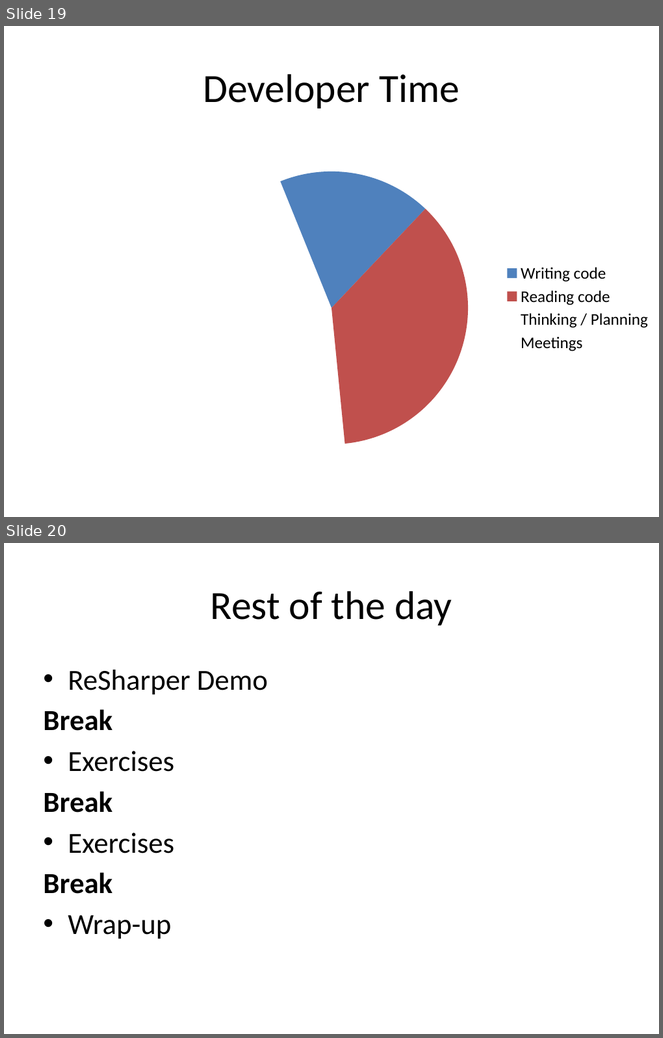
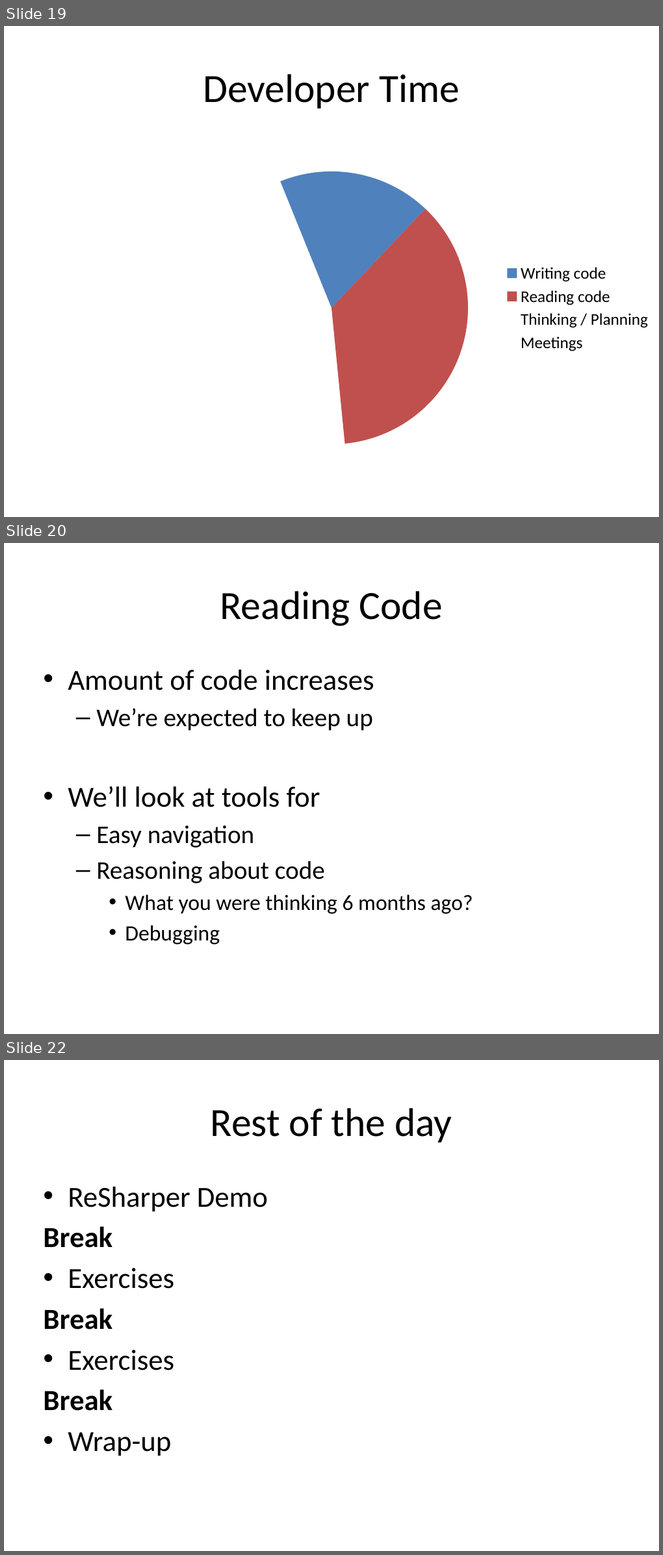
Before and after one commit to rasmuskl/ReSharperCourse, a slide deck: Presentations/1 - Introduction - ReSharper Course.pptx. Shown one above the other, each under a label of ours: slides 19 and 20 before the commit, slides 19, 20 and 22 after it; the slides between them are not shown. The pictures are 663x1038 and 663x1555 pixels, drawn with LibreOffice and Linux fonts; fonts in the diff are those of the drawing. Boxes give left, top, right and bottom in pixels: in the first picture for what was removed or moved away, otherwise in the second. Text is boxed around its words. In the diff, an @@ line names an element or a change of style, - is before the commit and + after.

```diff
--- a/Presentations/1 - Introduction - ReSharper Course.pptx
+++ b/Presentations/1 - Introduction - ReSharper Course.pptx
@@ slide 20 added at box(4, 543, 659, 1034), background #FFFFFF @@
@@ title added at box(220, 591, 443, 626), 44 pt, text #000000 @@
+Reading Code
@@ text added at box(68, 670, 473, 945), 28 pt, text #000000 @@
+• Amount of code increases
+  – We’re expected to keep up
+• We’ll look at tools for
+  – Easy navigation
+  – Reasoning about code
+    • What you were thinking 6 months ago?
+    • Debugging
@@ what was slide 20 is now slide 22 @@
```
Also in this commit, not shown: 1 slide changed, 1 other slide added, 2 other files.
